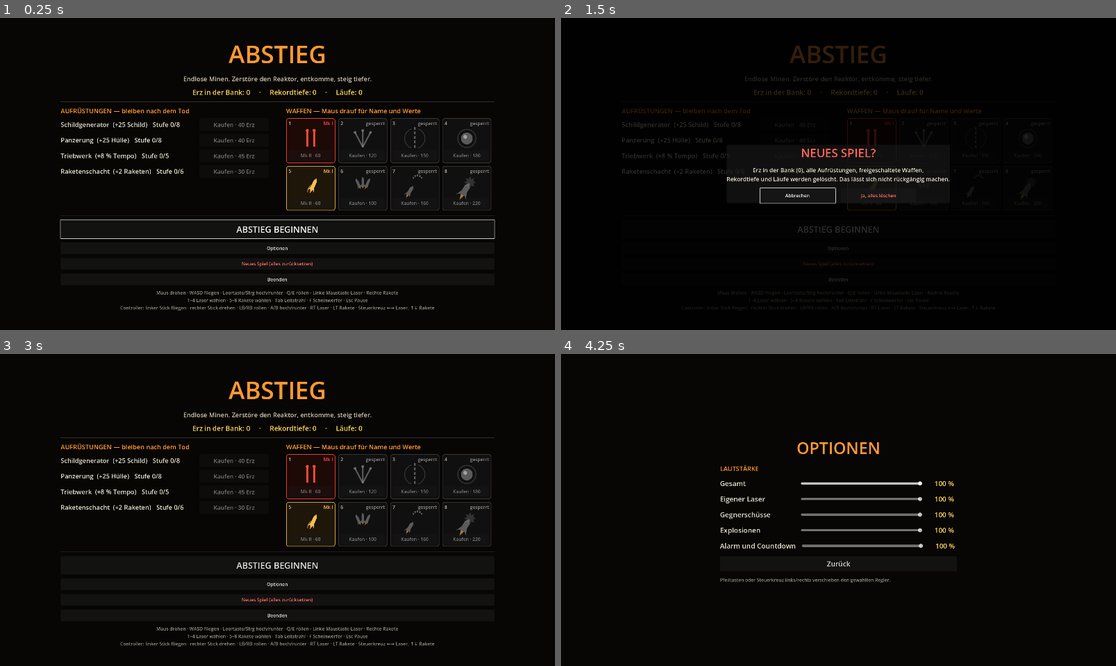
Above: before the commit, frames 1-4 (two rows, left to right).
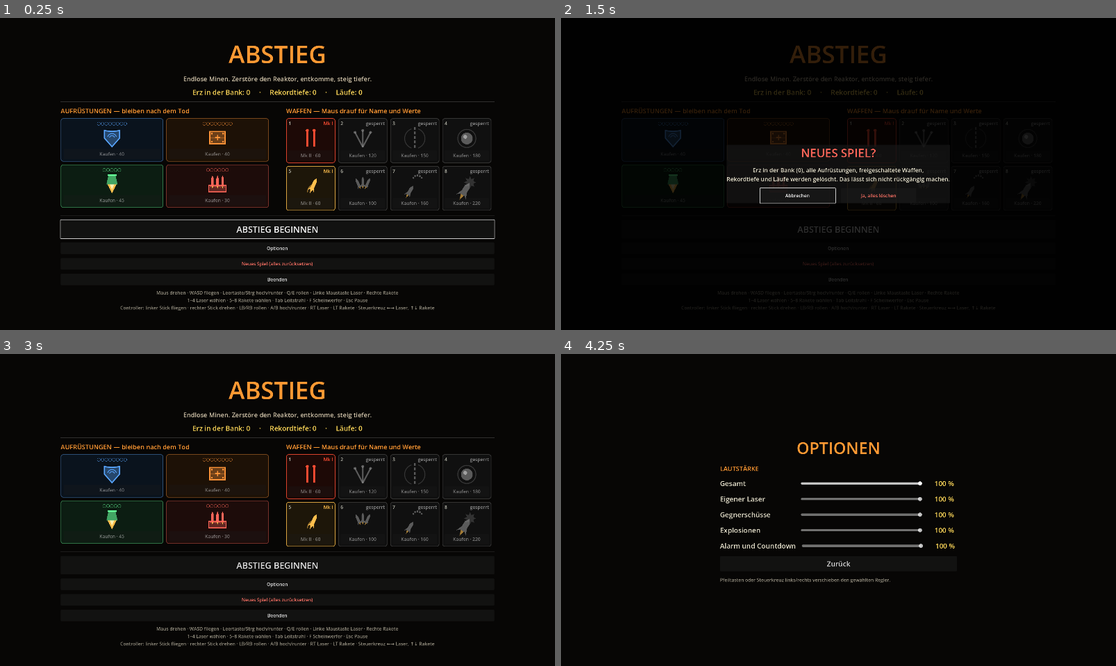
Above: after the commit, the same moments.

Repository: StevFischer/abstieg
Game: Godot game, scene res://scenes/main.tscn
Two runs of this game, one before a commit and one after it. Both use one fixed random seed, a clock stepped at 60 frames per second and the inputs below.
Inputs:
- Up to frame 1 (0.25 s): no input
- Up to frame 2 (1.5 s): click "Neues Spiel (alles zurücksetz…" at 0.5 s; click "Neues Spiel (alles zurücksetz…" at 1.25 s
- Up to frame 3 (3 s): click "ABSTIEG BEGINNEN" at 2 s; click "Abbrechen" at 2.75 s
- Up to frame 4 (4.25 s): click "Optionen" at 3.5 s

The runs differ from the first frame. In frame 1, 1.8% of the frame differs, in the area x 10-49%, y 32-61%; in frame 2, 0.5%; in frame 3, 1.8%; in frame 4, nothing differs.

Commit message:
Aufrüstungen als Symbolkarten mit Stufenpunkten und Tooltip (Wert jetzt → nach Kauf)
Co-Authored-By: Claude Opus 5.5 <noreply@anthropic.com>

Diff:
--- a/scripts/Hangar.gd
+++ b/scripts/Hangar.gd
@@ -62,26 +62,13 @@
 	_waffen_spalte(rechts)
 	links.add_child(_label("AUFRÜSTUNGEN — bleiben nach dem Tod", 22, ORANGE, false))
 	var erster: Button = null
+	var raster := GridContainer.new()
+	raster.columns = 2
+	raster.add_theme_constant_override("h_separation", 10)
+	raster.add_theme_constant_override("v_separation", 10)
+	links.add_child(raster)
 	for a in Meta.AUFRUESTUNGEN:
-		var zeile := HBoxContainer.new()
-		var text := _label("%s  (%s)   Stufe %d/%d" % [a.name, a.text, Meta.stufe(a.id), a.max], 22, Color(0.9, 0.88, 0.8), false)
-		text.size_flags_horizontal = Control.SIZE_EXPAND_FILL
-		zeile.add_child(text)
-		var b := Button.new()
-		b.custom_minimum_size = Vector2(240, 44)
-		b.add_theme_font_size_override("font_size", 20)
-		if Meta.ausgereizt(a.id):
-			b.text = "ausgebaut"
-			b.disabled = true
-		else:
-			b.text = "Kaufen · %d Erz" % Meta.kosten(a.id)
-			b.disabled = not Meta.kaufbar(a.id)
-		var id: String = a.id
-		b.pressed.connect(func():
-			if Meta.kaufen(id):
-				aufbauen())
-		zeile.add_child(b)
-		links.add_child(zeile)
+		raster.add_child(_aufruestkarte(a))
 	spalte.add_child(HSeparator.new())
 	var los := Button.new()
 	los.text = "ABSTIEG BEGINNEN"
@@ -151,6 +138,74 @@
 		aufbauen())
 	zeile.add_child(ja)
 	nein.call_deferred("grab_focus")      # Vorauswahl ist das Harmlose
+
+
+const AUF_FARBE := {"schild": Color(0.35, 0.65, 1.0), "panzerung": Color(1.0, 0.58, 0.22),
+	"triebwerk": Color(0.4, 1.0, 0.6), "raketen": Color(1.0, 0.4, 0.35)}
+
+
+## Aufrüstung als Karte wie die Waffen: Stufenpunkte, Symbol, Kaufknopf; Wirkung im Tooltip.
+func _aufruestkarte(a: Dictionary) -> Control:
+	var st := Meta.stufe(a.id)
+	var farbe: Color = AUF_FARBE.get(a.id, ORANGE)
+	var karte := PanelContainer.new()
+	karte.custom_minimum_size = Vector2(250, 0)
+	karte.size_flags_horizontal = Control.SIZE_EXPAND_FILL
+	karte.mouse_filter = Control.MOUSE_FILTER_STOP
+	var stil := StyleBoxFlat.new()
+	stil.bg_color = Color(farbe.r * 0.12, farbe.g * 0.12, farbe.b * 0.12, 0.95)
+	stil.border_color = Color(farbe, 0.85 if st > 0 else 0.45)
+	stil.set_border_width_all(2)
+	stil.set_corner_radius_all(8)
+	stil.content_margin_left = 10
+	stil.content_margin_right = 10
+	stil.content_margin_top = 6
+	stil.content_margin_bottom = 8
+	karte.add_theme_stylebox_override("panel", stil)
+	var spalte := VBoxContainer.new()
+	spalte.mouse_filter = Control.MOUSE_FILTER_IGNORE
+	spalte.add_theme_constant_override("separation", 4)
+	karte.add_child(spalte)
+	# Stufenpunkte: gefüllt = gekauft
+	var punkte := _label("●".repeat(st) + "○".repeat(int(a.max) - st), 15, farbe, true)
+	punkte.mouse_filter = Control.MOUSE_FILTER_IGNORE
+	spalte.add_child(punkte)
+	var sym := WaffenSymbol.new("auf_" + a.id, farbe)
+	sym.custom_minimum_size = Vector2(0, 70)
+	spalte.add_child(sym)
+	var b := Button.new()
+	b.custom_minimum_size = Vector2(0, 36)
+	b.add_theme_font_size_override("font_size", 16)
+	var id: String = a.id
+	if Meta.ausgereizt(id):
+		b.text = "ausgebaut"
+		b.disabled = true
+	else:
+		b.text = "Kaufen · %d" % Meta.kosten(id)
+		b.disabled = not Meta.kaufbar(id)
+		b.pressed.connect(func():
+			if Meta.kaufen(id):
+				aufbauen())
+	spalte.add_child(b)
+	var tip := _aufruest_tooltip(a, st)
+	karte.tooltip_text = tip
+	b.tooltip_text = tip
+	return karte
+
+
+func _aufruest_tooltip(a: Dictionary, st: int) -> String:
+	var jetzt := Meta.schiffswerte()
+	var zeilen: Array[String] = ["%s   Stufe %d/%d" % [a.name, st, a.max], a.text + " je Stufe"]
+	match a.id:
+		"schild":
+			zeilen.append("Schild jetzt %d%s" % [jetzt.schild_max, (" → %d" % (jetzt.schild_max + 25)) if st < a.max else ""])
+		"panzerung":
+			zeilen.append("Hülle jetzt %d%s" % [jetzt.huelle_max, (" → %d" % (jetzt.huelle_max + 25)) if st < a.max else ""])
+		"triebwerk":
+			zeilen.append("Tempo jetzt %.1f m/s%s" % [jetzt.tempo, (" → %.1f" % (14.0 * (1.0 + 0.08 * (st + 1)))) if st < a.max else ""])
+		"raketen":
+			zeilen.append("Raketen jetzt %d%s" % [jetzt.raketen_max, (" → %d" % (jetzt.raketen_max + 2)) if st < a.max else ""])
+	return "\n".join(zeilen)
 
 
 func _waffen_spalte(rechts: VBoxContainer) -> void:
--- a/scripts/Main.gd
+++ b/scripts/Main.gd
@@ -562,7 +562,7 @@
 		_foto("hangar_versionen")
 		# Tooltip: Maus über die Karte des Plasmawerfers fahren lassen
 		for k in hangar.find_children("*", "PanelContainer", true, false):
-			if k.tooltip_text.begins_with("Plasma"):
+			if k.tooltip_text.begins_with("Panzerung"):
 				var bew := InputEventMouseMotion.new()
 				bew.position = k.get_global_rect().get_center()
 				bew.global_position = bew.position
--- a/scripts/WaffenSymbol.gd
+++ b/scripts/WaffenSymbol.gd
@@ -4,6 +4,8 @@
 ## Laser: Zwilling (zwei Bolzen), Streufeuer (Fächer), Vulkan (Kette), Plasma (Kugel).
 ## Raketen: Zielsuch (Rakete mit Bogenspur), Streurakete (drei Raketen), Smart (Rakete mit Splittern),
 ## Mega (große Rakete mit Explosionsstern).
+## Aufrüstungen: Schildgenerator (Schild mit Wellen), Panzerung (Platte mit Nieten), Triebwerk (Düse mit
+## Flamme), Raketenschacht (Magazin mit drei Raketen) — IDs mit Vorsilbe "auf_".
 ## Zum Einbetten (Hangar) als Control; im HUD über die statische Funktion zeichnen().
 
 var waffe := "zwilling"
@@ -70,6 +72,46 @@
 			for i in 5:
 				var d := Vector2(0, -1).rotated(deg_to_rad(-60 + i * 30))
 				ci.draw_circle(m + Vector2(s * 0.25, -s * 0.55) + d * s * 0.45, dick * 0.55, f)
+		"auf_schild":
+			var pkt := PackedVector2Array()
+			for i in 17:      # Wappenschild: oben gerade, unten spitz
+				var t := float(i) / 16.0
+				var x := lerpf(-0.75, 0.75, t)
+				pkt.append(m + Vector2(x * s, -0.7 * s + 0.08 * s * sin(t * PI)))
+			pkt.append(m + Vector2(0.75 * s, 0.05 * s))
+			pkt.append(m + Vector2(0, 0.9 * s))
+			pkt.append(m + Vector2(-0.75 * s, 0.05 * s))
+			ci.draw_colored_polygon(pkt, Color(f, f.a * 0.35))
+			pkt.append(pkt[0])
+			ci.draw_polyline(pkt, f, dick * 0.7, true)
+			for k in 2:
+				ci.draw_arc(m + Vector2(0, 0.05 * s), s * (0.25 + 0.2 * k), deg_to_rad(200), deg_to_rad(340), 10, f, dick * 0.45, true)
+		"auf_panzerung":
+			var platte := Rect2(m - Vector2(0.75, 0.6) * s, Vector2(1.5, 1.2) * s)
+			ci.draw_rect(platte, Color(f, f.a * 0.35))
+			ci.draw_rect(platte, f, false, dick * 0.7)
+			ci.draw_line(m + Vector2(-0.75, 0) * s, m + Vector2(0.75, 0) * s, Color(f, f.a * 0.7), dick * 0.4)
+			for p in [Vector2(-0.55, -0.4), Vector2(0.55, -0.4), Vector2(-0.55, 0.4), Vector2(0.55, 0.4)]:
+				ci.draw_circle(m + p * s, dick * 0.55, f)
+			ci.draw_line(m + Vector2(0, -0.25) * s, m + Vector2(0, 0.25) * s, f, dick * 0.6)
+			ci.draw_line(m + Vector2(-0.25, 0) * s, m + Vector2(0.25, 0) * s, f, dick * 0.6)
+		"auf_triebwerk":
+			ci.draw_colored_polygon(PackedVector2Array([
+				m + Vector2(-0.35, -0.85) * s, m + Vector2(0.35, -0.85) * s,
+				m + Vector2(0.55, 0.05) * s, m + Vector2(-0.55, 0.05) * s]), Color(f, f.a * 0.6))
+			ci.draw_rect(Rect2(m + Vector2(-0.45, -0.95) * s, Vector2(0.9, 0.18) * s), f)
+			ci.draw_colored_polygon(PackedVector2Array([
+				m + Vector2(-0.45, 0.05) * s, m + Vector2(0.45, 0.05) * s, m + Vector2(0, 0.95) * s]),
+				Color(1.0, 0.75, 0.3, f.a))
+			ci.draw_colored_polygon(PackedVector2Array([
+				m + Vector2(-0.22, 0.05) * s, m + Vector2(0.22, 0.05) * s, m + Vector2(0, 0.6) * s]),
+				Color(1.0, 0.95, 0.7, f.a))
+		"auf_raketen":
+			var kasten := Rect2(m + Vector2(-0.85, 0.15) * s, Vector2(1.7, 0.65) * s)
+			ci.draw_rect(kasten, Color(f, f.a * 0.3))
+			ci.draw_rect(kasten, f, false, dick * 0.6)
+			for x in [-0.5, 0.0, 0.5]:
+				_rakete(ci, m + Vector2(x * s, -0.85 * s), Vector2(0, -1), s * 1.1, s * 0.12, f)
 		"mega":
 			var stern := PackedVector2Array()
 			for i in 16:
